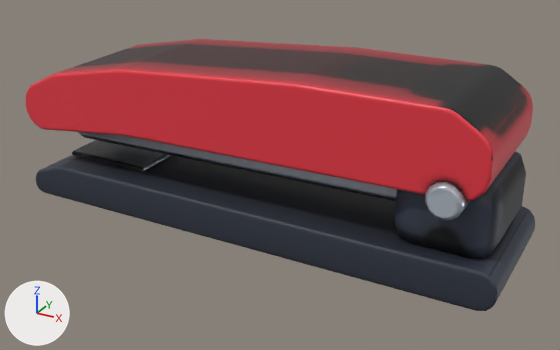
One commit to the glTF model client/public/models/stapler.glb: the scene before it, then after it.
One viewpoint serves both versions: a camera (50 mm lens) standing at (0.1135, -0.2002, 0.1157) and looking at (0.0045, -0.002, 0.0166). Every picture has the same lights, and +X, +Y and +Z are marked at lower left. The first picture is the older version. Vertices at exactly the same position are counted once.

The first picture shows 'stapler'.
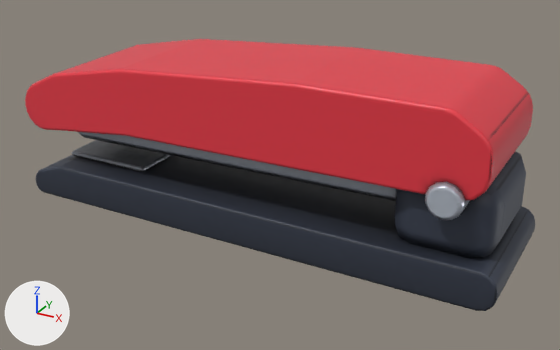
The change in detail:
me_stapler is used by ob_stapler; location (0.0, 0.0, 0.0).
me_stapler had 752 vertices, 1480 faces and spanned x -0.083..0.08, y -0.025..0.025, z 0.0..0.054.
me_stapler now has 584 vertices, 1144 faces and spans x -0.083..0.08, y -0.025..0.025, z 0.0..0.054.
me_stapler part 1: 11 vertices moved within x -0.04..0.079, y -0.023..0.023, z 0.003..0.029; 166 vertices removed from x -0.083..0.08, y -0.023..0.023, z 0.0..0.054; 6 vertices added at x -0.082..0.074, y -0.022..0.022, z 0.029..0.034.
me_stapler part 2: 446 kept faces spanning x -0.083..0.08, y -0.025..0.025, z 0.001..0.054 get new texture (UV) coordinates.
Other edits to the shape of me_stapler do not show in these pictures.

What differs and where, as boxes [x1, y1, x2, y2] in the pictures (560 x 350 px):
'stapler', reshaped
    before: [26, 39, 535, 311]
    after: [25, 39, 535, 311]
part 1 of me_stapler, cut back
    before: [26, 68, 535, 311]
    after: [26, 108, 534, 308]
part 2 of me_stapler, surface changed (lighter)
    both: [57, 39, 533, 300]
